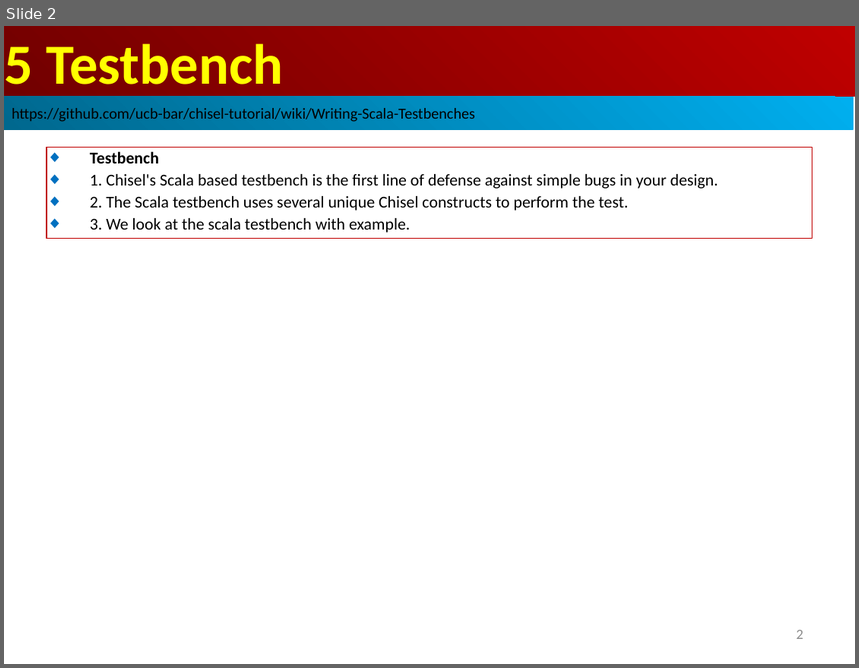
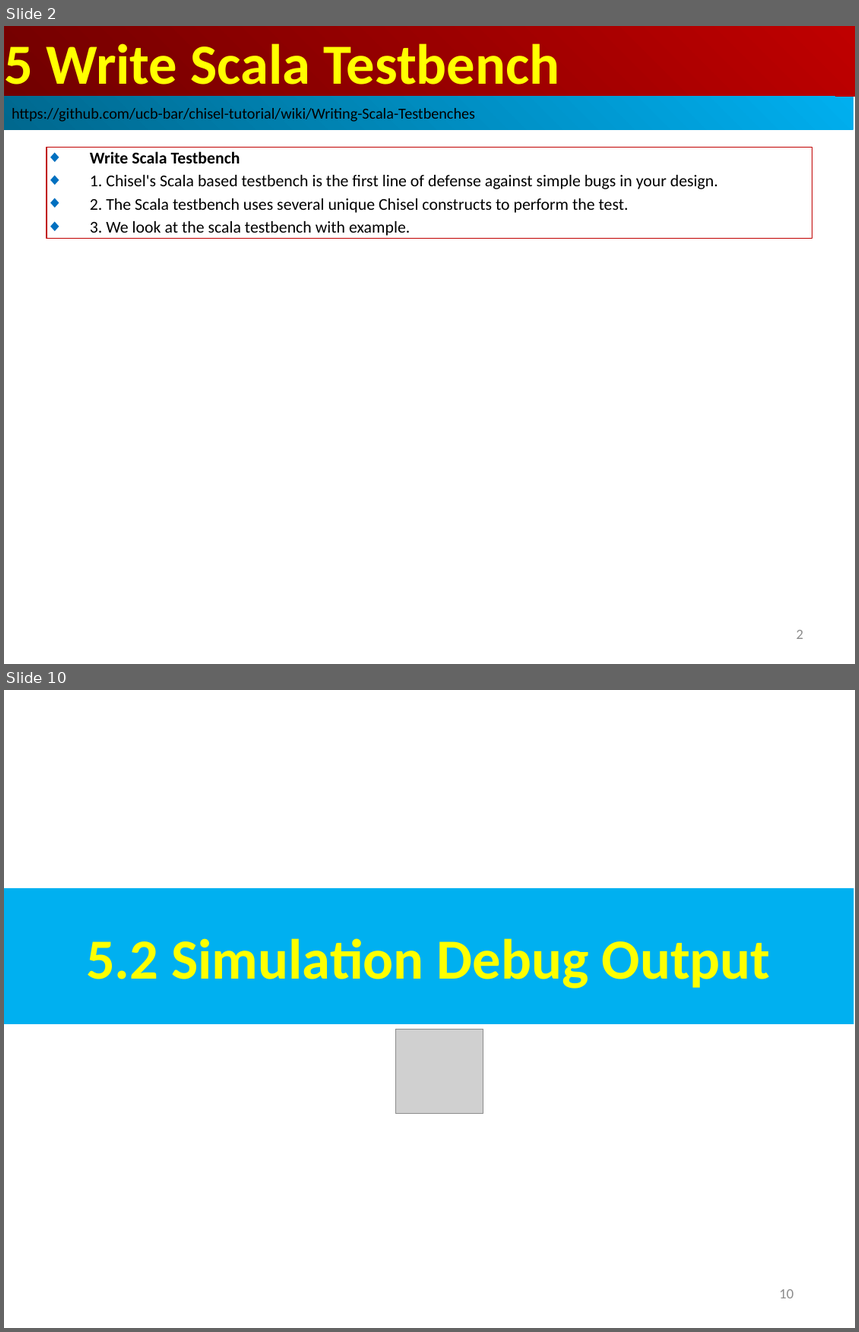
Before and after one commit to peterhchen/AIU_CS800_Chisel, a slide deck: 700_Dev_Guide/005_Testbench/000_Video/005_Testbench.ppt. Shown one above the other, each under a label of ours: slide 2 before the commit, slides 2 and 10 after it; the slides between them are not shown. The pictures are 859x668 and 859x1332 pixels, drawn with LibreOffice and Linux fonts; fonts in the diff are those of the drawing; grey boxes stand for pictures. Boxes give left, top, right and bottom in pixels: in the first picture for what was removed or moved away, otherwise in the second. Text is boxed around its words. In the diff, an @@ line names an element or a change of style, - is before the commit and + after.

```diff
--- a/700_Dev_Guide/005_Testbench/000_Video/005_Testbench.ppt
+++ b/700_Dev_Guide/005_Testbench/000_Video/005_Testbench.ppt
@@ slide 10 added at (x1=4, y1=690, x2=855, y2=1328), background #FFFFFF @@
@@ rectangle added at (x1=4, y1=888, x2=854, y2=1024), fill #00B0F0, 48 pt, text #FFFF00, bold @@
+5.2 Simulation Debug Output
@@ picture added at (x1=396, y1=1030, x2=484, y2=1114) @@
@@ page number added at (x1=779, y1=1290, x2=794, y2=1299), 12 pt, text #8B8B8B @@
+10
@@ slide 2 changed as well @@
@@ text in rectangle at (x1=5, y1=43, x2=560, y2=97): text changed @@
-5 Testbench
+5 Write Scala Testbench
@@ text in rectangle at (x1=90, y1=151, x2=240, y2=164): text changed @@
-◆ Testbench
+◆ Write Scala Testbench
```
Also in this commit, not shown: 1 other slide changed, 20 other slides added.
